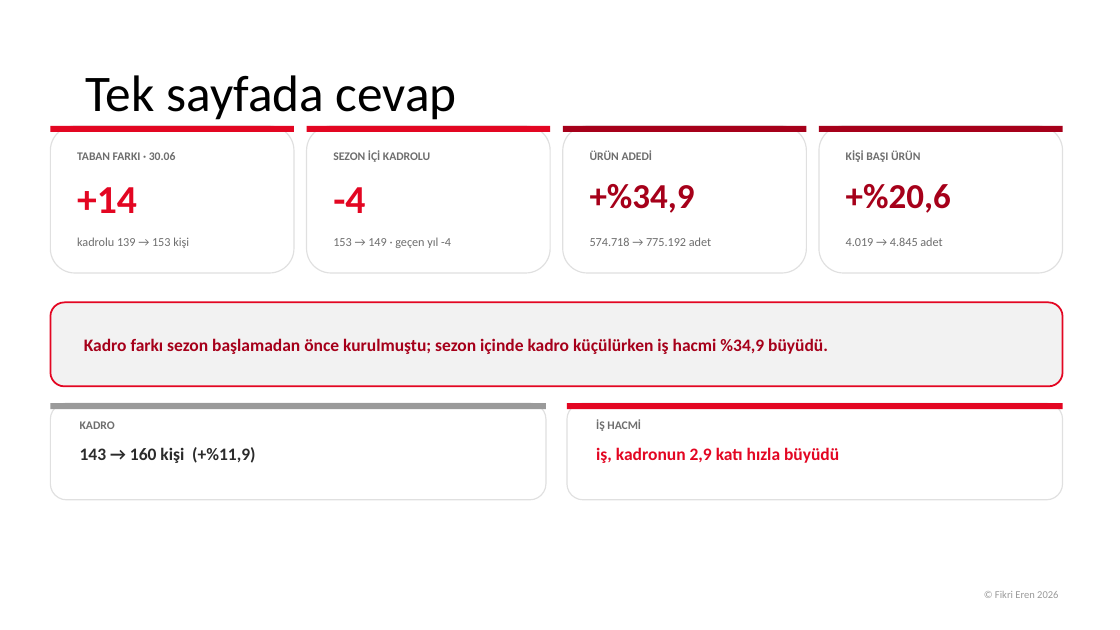
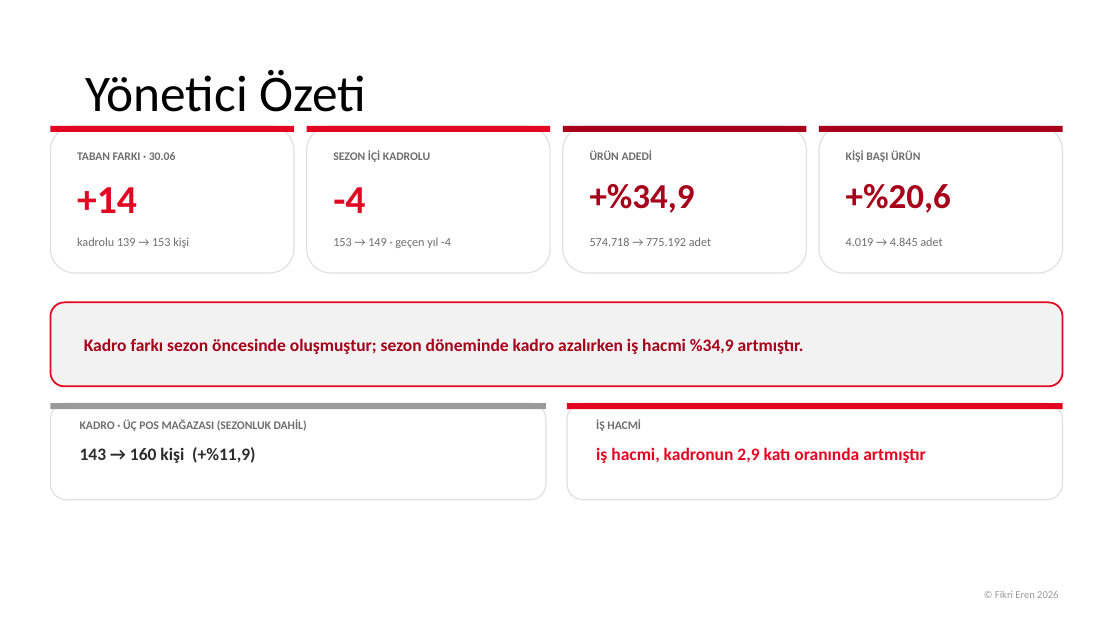
Before and after one commit to fikrierenn/pusula, a slide deck: slide 3 of briefings/sezon-kadro-20260902/sunum-kadro-sezon2026.pptx. Drawn at 1120x630 pixels with LibreOffice and Linux fonts; fonts in the diff are those of the drawing; background and template pictures are left out. Boxes give left, top, right and bottom in pixels: in the first picture for what was removed or moved away, otherwise in the second. Text is boxed around its words. In the diff, an @@ line names an element or a change of style, - is before the commit and + after.

```diff
--- a/briefings/sezon-kadro-20260902/sunum-kadro-sezon2026.pptx
+++ b/briefings/sezon-kadro-20260902/sunum-kadro-sezon2026.pptx
@@ title at (x1=85, y1=70, x2=366, y2=112): text changed @@
-Tek sayfada cevap
+Yönetici Özeti
@@ text at (x1=84, y1=338, x2=804, y2=354): text changed @@
-Kadro farkı sezon başlamadan önce kurulmuştu; sezon içinde kadro küçülürken iş hacmi %34,9 büyüdü.
+Kadro farkı sezon öncesinde oluşmuştur; sezon döneminde kadro azalırken iş hacmi %34,9 artmıştır.
@@ text at (x1=80, y1=419, x2=307, y2=431): text changed @@
-KADRO
+KADRO · ÜÇ POS MAĞAZASI (SEZONLUK DAHİL)
@@ text at (x1=596, y1=447, x2=926, y2=463): text changed @@
-iş, kadronun 2,9 katı hızla büyüdü
+iş hacmi, kadronun 2,9 katı oranında artmıştır
```
Also in this commit, not shown: 14 other slides changed, 3 slides removed, 1 other file.
